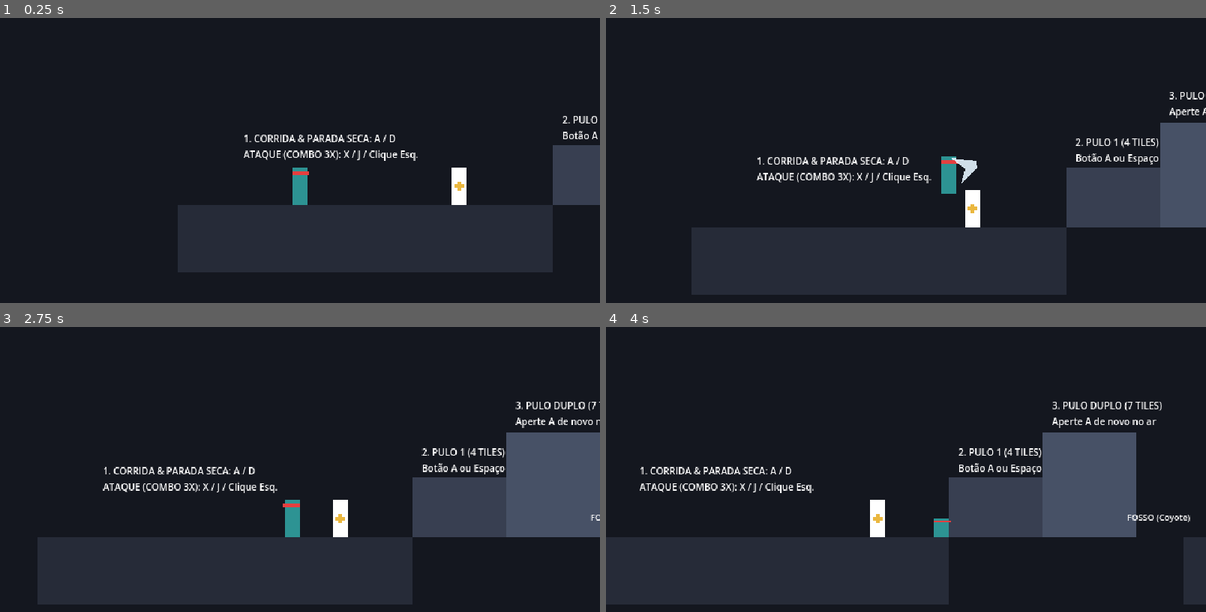
Above: before the commit, frames 1-4 (two rows, left to right).
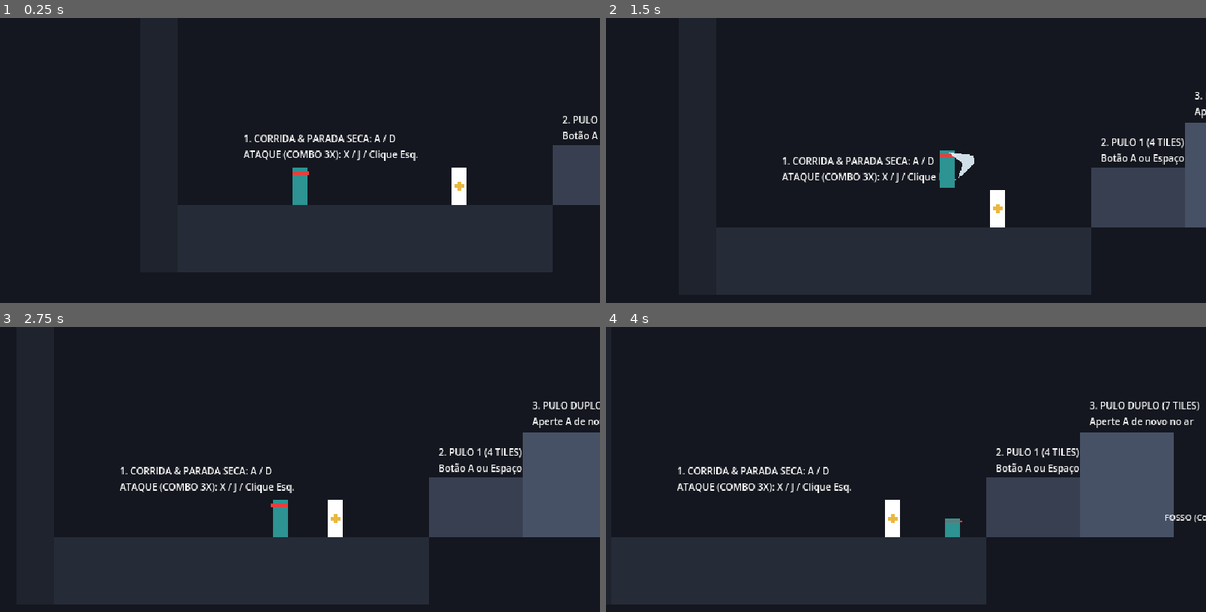
Above: after the commit, the same moments.

Repository: Theadrill/Godot-Roguelike-Prototype
Game: Godot game, scene res://src/world/movement_gym.tscn
The game is run twice, just before and just after one commit, with the same random seed, the same clock (stepped at 60 frames per second) and the same inputs.
Inputs (mouse positions are in pixels of both pictures, inside the frame that each line leads up to):
- Up to frame 1 (0.25 s): no input
- Up to frame 2 (1.5 s): tap A (move_left) at 0.5, 1.25 s; move the mouse to (1038, 169) at 0.52 s; hold D (move_right) from 0.53 s (still down); tap Shift (roll) at 0.6 s; click (1038, 169) at 0.67 s; tap Space (jump) at 0.77 s; move the mouse to (786, 203) at 1.27 s; click (786, 203) at 1.35 s
- Up to frame 3 (2.75 s): tap Space (jump) at 1.52 s; tap Shift (roll) at 1.55, 2.3 s; tap A (move_left) at 2 s; move the mouse to (360, 421) at 2.02 s; release D (move_right) at 2.03 s; hold A (move_left) from 2.03 s (still down); right-click (360, 421) at 2.1 s
- Up to frame 4 (4 s): move the mouse to (876, 563) at 2.77 s; release A (move_left) at 2.78 s; hold D (move_right) from 2.78 s (still down); tap Shift (roll) at 2.85, 3.8 s; click (876, 563) at 2.92 s; tap Space (jump) at 3.02, 3.77 s; tap A (move_left) at 3.5 s; move the mouse to (1086, 546) at 3.52 s; tap J at 3.6 s

The runs differ from the first frame. In frame 2, 5.2% of the frame differs, in the area x 25-100%, y 25-98%; in frame 3, 4.5%; in frame 4, 10%, in the area x 5-100%, y 26-98%.

Commit message:
fix(physics): add boundary wall to arena left edge and auto slide-off when landing on enemies

Diff:
--- a/src/entities/player/player.gd
+++ b/src/entities/player/player.gd
@@ -69,6 +69,7 @@
 		coyote_timer = coyote_duration
 		can_double_jump = true
 		last_wall_jump_normal_x = 0.0 # Reset wall memory on ground touch
+		_prevent_standing_on_enemies()
 	else:
 		coyote_timer = max(0.0, coyote_timer - delta)
 
@@ -78,6 +79,22 @@
 	if Input.is_action_just_pressed("jump"):
 		jump_buffer_timer = jump_buffer_duration
 
+func _prevent_standing_on_enemies() -> void:
+	for i in range(get_slide_collision_count()):
+		var col := get_slide_collision(i)
+		var collider := col.get_collider()
+		# If the collider is on Enemy layer (Layer 3) or is an enemy/dummy
+		if collider is CombatDummy or (collider is CollisionObject2D and collider.get_collision_layer_value(3)):
+			# Normal pointing up means player landed directly on their top head/shoulders
+			if col.get_normal().y < -0.5:
+				var push_dir: float = signf(global_position.x - collider.global_position.x)
+				if push_dir == 0.0:
+					push_dir = float(facing_direction)
+				# Slide off sideways immediately!
+				velocity.x = push_dir * 180.0
+				global_position.x += push_dir * 2.0
+				return
+
 func update_facing(direction: float) -> void:
 	if direction > 0.0:
 		facing_direction = 1
--- a/src/world/movement_gym.tscn
+++ b/src/world/movement_gym.tscn
@@ -6,6 +6,9 @@
 [sub_resource type="RectangleShape2D" id="RectangleShape2D_ground1"]
 size = Vector2(400, 72)
 
+[sub_resource type="RectangleShape2D" id="RectangleShape2D_wall_left_boundary"]
+size = Vector2(40, 400)
+
 [sub_resource type="RectangleShape2D" id="RectangleShape2D_step_4tiles"]
 size = Vector2(100, 64)
 
@@ -37,6 +40,7 @@
 position = Vector2(8, 24)
 
 [node name="Environment" type="StaticBody2D" parent="." unique_id=479161105]
+collision_layer = 1
 collision_mask = 0
 
 [node name="Ground1_Col" type="CollisionShape2D" parent="Environment" unique_id=677030247]
@@ -46,6 +50,14 @@
 [node name="Ground1_Vis" type="Polygon2D" parent="Environment" unique_id=1361034921]
 color = Color(0.15, 0.17, 0.22, 1)
 polygon = PackedVector2Array(-50, 288, 350, 288, 350, 360, -50, 360)
+
+[node name="WallLeftBoundary_Col" type="CollisionShape2D" parent="Environment"]
+position = Vector2(-70, 150)
+shape = SubResource("RectangleShape2D_wall_left_boundary")
+
+[node name="WallLeftBoundary_Vis" type="Polygon2D" parent="Environment"]
+color = Color(0.12, 0.14, 0.18, 1)
+polygon = PackedVector2Array(-90, -50, -50, -50, -50, 360, -90, 360)
 
 [node name="Step4_Col" type="CollisionShape2D" parent="Environment" unique_id=1270975954]
 position = Vector2(400, 256)
@@ -180,8 +192,9 @@
 
 [node name="Player" parent="." unique_id=794960122 instance=ExtResource("1_player")]
 position = Vector2(80, 288)
-roll_speed = 160.0
-roll_duration = 0.2
+run_speed = 150.0
+roll_speed = 170.0
+roll_duration = 0.24000000000000002
 
 [node name="Camera2D" type="Camera2D" parent="Player" unique_id=1090956029]
 position = Vector2(0, -20)
